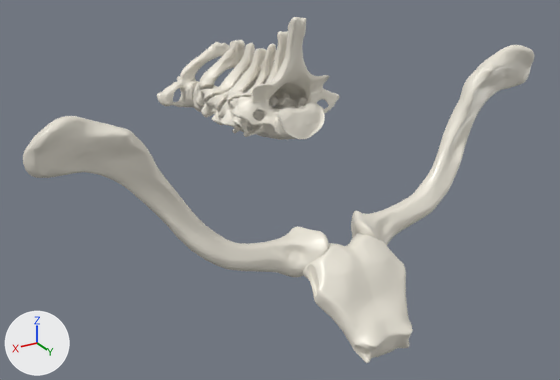
Renders of the glTF model public/anatomy/cou-squelette.glb from each side of a commit.
Rendered twice from a 50 mm lens placed at (213.0, -1047.0, 52.0), pointed at (8.0, -1388.0, -119.0). Arrows for +X, +Y and +Z are at lower left; the lights stay in place. The older version comes first. Where no turn or scale is listed for an object, it has been applied to the vertices.

Objects in the first picture: 'atlas_c1', 'axis_c2', 'clavicule_droite', 'clavicule_gauche', 'disque_intervertebral_c7_t1', 'manubrium_sternal', 'vertebre_cervicale_c3', 'vertebre_cervicale_c4', 'vertebre_cervicale_c5', 'vertebre_cervicale_c6', 'vertebre_cervicale_c7' and 1 more.
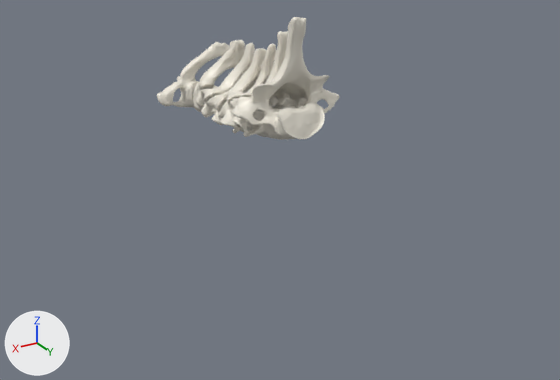
Edits to the scene script, one JSON object a line:
```json
{"op": "remove", "block": "ob_clavicule_droite", "code": ["ob_clavicule_droite = bpy.data.objects.new('clavicule_droite', me_clavicule_droite)", "ob_clavicule_droite.location = (-80.7, -1349.3, -97.0)"]}
{"op": "remove", "block": "ob_clavicule_gauche", "code": ["ob_clavicule_gauche = bpy.data.objects.new('clavicule_gauche', me_clavicule_gauche)", "ob_clavicule_gauche.location = (79.4, -1349.3, -97.0)"]}
{"op": "remove", "block": "ob_manubrium_sternal", "code": ["ob_manubrium_sternal = bpy.data.objects.new('manubrium_sternal', me_manubrium_sternal)", "ob_manubrium_sternal.location = (-0.7, -1320.2, -153.8)"]}
```

Location of each change, [x1, y1, x2, y2] in pixels of the pictures (560 x 380 px):
```json
{"object": "clavicule_gauche", "change": "deleted", "before": [23, 116, 329, 277]}
{"object": "manubrium_sternal", "change": "deleted", "before": [303, 233, 413, 363]}
{"object": "clavicule_droite", "change": "deleted", "before": [351, 45, 534, 245]}
```
